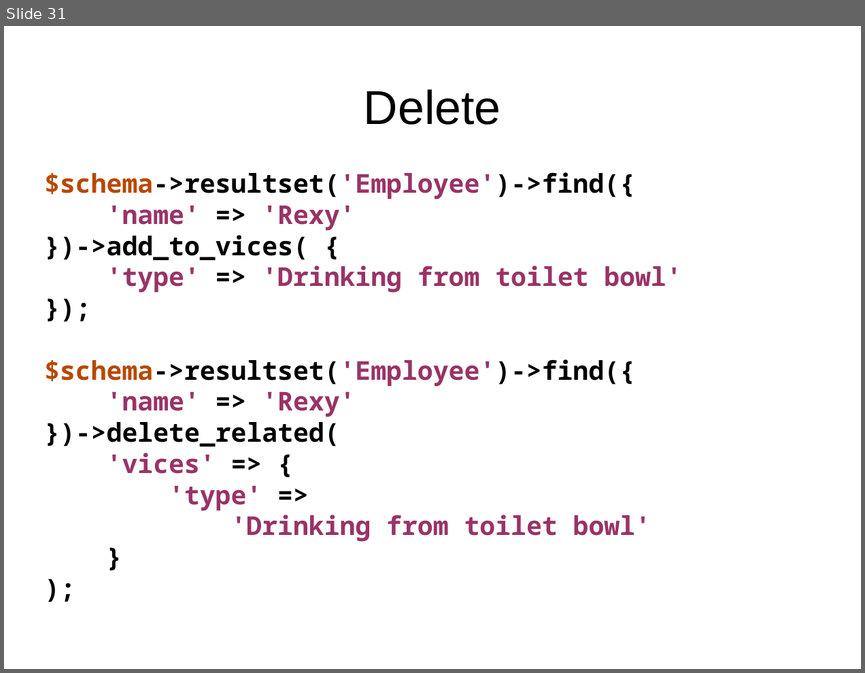
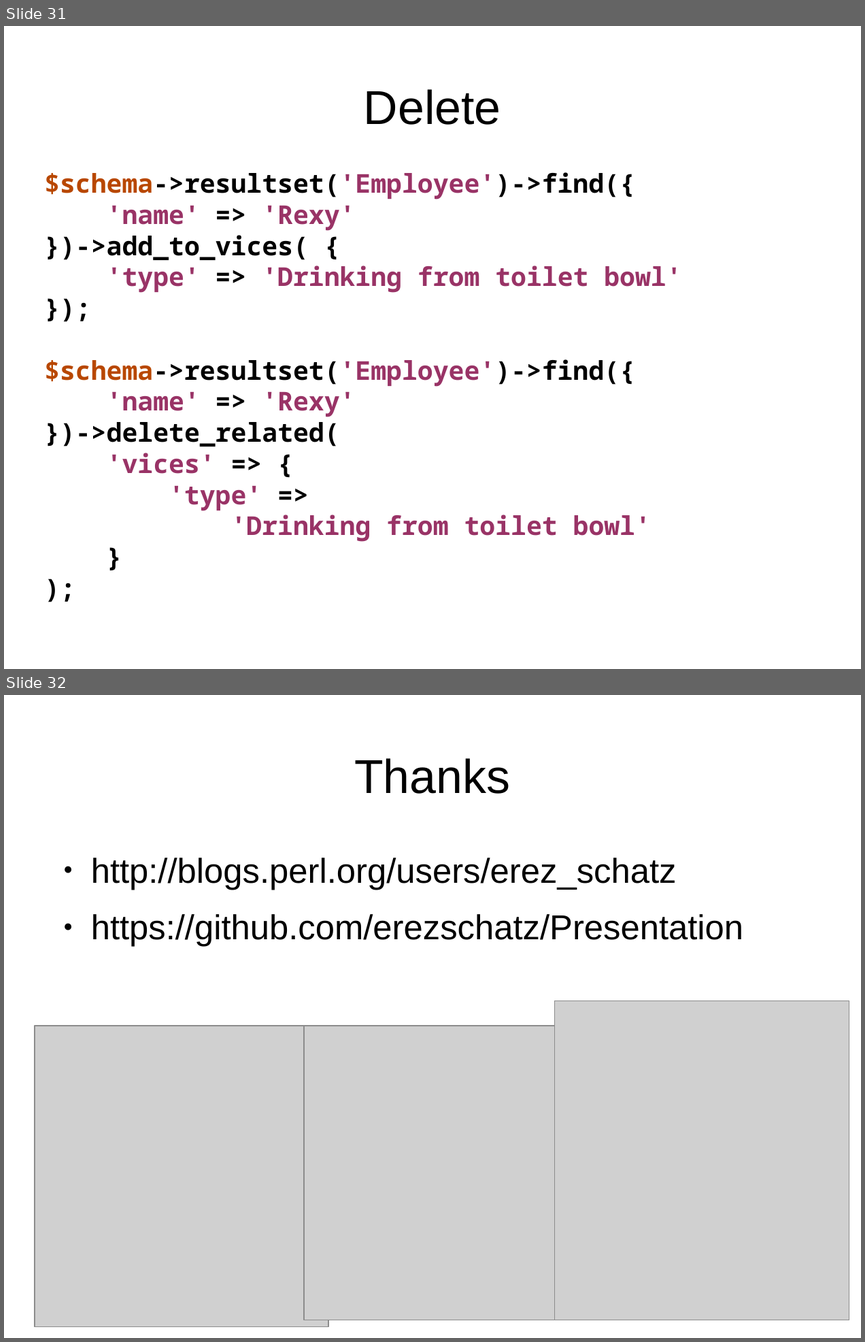
Before and after one commit to erezschatz/Presentation, a slide deck: dbix-class.odp. Shown one above the other, each under a label of ours: slide 31 before the commit, slides 31 and 32 after it. The pictures are 865x673 and 865x1342 pixels, drawn with LibreOffice and Linux fonts; fonts in the diff are those of the drawing; grey boxes stand for pictures. Boxes give left, top, right and bottom in pixels: in the first picture for what was removed or moved away, otherwise in the second. Text is boxed around its words. In the diff, an @@ line names an element or a change of style, - is before the commit and + after.

Commit message:
added thanks

```diff
--- a/dbix-class.odp
+++ b/dbix-class.odp
@@ slide 32 added at [4,695,861,1338], background #FFFFFF @@
@@ title added at [354,758,510,794], 44 pt, text #000000 @@
+Thanks
@@ text added at [91,858,743,947], 32 pt, text #000000 @@
+● http://blogs.perl.org/users/erez_schatz
+● https://github.com/erezschatz/Presentation
@@ picture added at [555,1000,850,1320] @@
@@ picture added at [35,1025,328,1326] @@
@@ picture added at [304,1025,598,1320] @@
```
